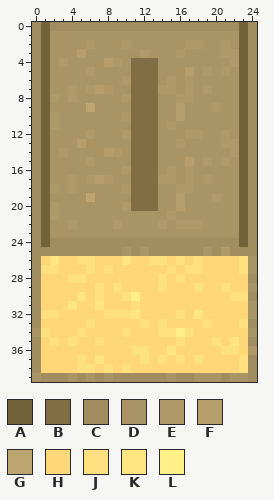
Pixel-art sprite, stored at src/images/yellow_wall_vertical.png. Above is the file before it was changed.
The file is 25x40 pixels. Colours within 5 levels of each other are drawn and written as one.
Palette (. is transparent): A #74623a  B #816e45  C #a18d60  D #a99465  E #af9969  F #b59e6c  G #bca571  H #ffd678  J #ffe07e  K #ffe681  L #fff188
Pixels before, first column x 0:
 0 CACCCCCCCCCCCCCCCCCCCCCAC
 1 CADDDDDDDDDDDDDDDDDDDDDAC
 2 CADDDDEDDDEDDDDDDEEDDEDAC
 3 CADDDFDDDDDDEDDDEDDDDEEAC
 4 CADEDDDDFEDBBBDDDDDDDDEAC
 5 CADDDDEDDDDBBBDDDFDEDEDAC
 6 CADDDDDDDDEBBBDEDEDDDDDAC
 7 CADDEDEFEDDBBBEEDEDEDDDAC
 8 CAEDEDDDDDEBBBDDEEDDDDDAC
 9 CADDDDGDDDDBBBDDFDDDEDDAC
10 CAEDDDDDDDEBBBDDFDDDDDDAC
11 CAEDDDDDDDDBBBDEDDDDDDDAC
12 CADDDDEDDDEBBBDDDEEDDEDAC
13 CADDDFDDDDDBBBDDEDDDDEEAC
14 CADEDDDDFEDBBBDDDDDDDDEAC
15 CADDDDEDDDDBBBDDDFDEDEDAC
16 CADDDDDDDDEBBBDEDEDDDDDAC
17 CADDEDEFEDDBBBEEDEDEDDDAC
18 CAEDEDDDDDEBBBDDEEDDDDDAC
19 CADDDDGDDDDBBBDDFDDDEDDAC
20 CAEDDDDDDDEBBBDDFDDDDDDAC
21 CAEDDDDDDDDDDDDEDDDDDDDAC
22 CADDEDDDDEDDDDEDEEEDDDDAC
23 CADDDDDDDDDDDDDDDDDDDDDAC
24 CACCCCCCCCCCCCCCCCCCCCCAC
25 CCCCCCCCCCDCDCCCCCCDCECCC
26 CHKHHJJHHHKHHJJHJHJHHHHJD
27 CJJHHHJHJHHHHHHJHJJHHHHJD
28 CHHHJJHHHHHHHHJHJHHHHHHHC
29 CHHHHHHJHJHHHHJHHHJHHJHHD
30 CHHHHKHJHHJLHHHHHHHHHHJJC
31 CHHHKHHKHHHJHHHHHHHHHHHHD
32 CJJHHHHHJJJKHHHHJHKHHHHHD
33 CHHHHHJHHHHHJHJHHHHJHHHJC
34 DJHHHJHHHHJHHHJJLJHHHHHHD
35 CHJHJHHJHHHHHHHHJHHHJHKHC
36 CHHHHHHHHHHJJHHKHHHHHJJHE
37 CHHHHJHKHHHHJHJHJHJHHHHJC
38 CHHHHJJHJHJHHHHHHHHHHHHJC
39 DCCCDCDCDCCCCCCDCCDDDCDDC
Now the later version:
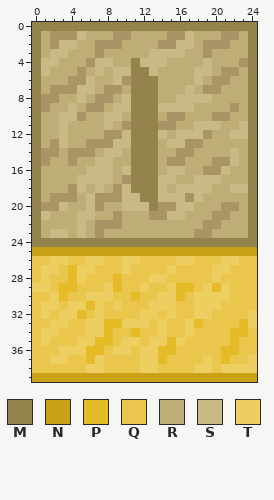
Colours new in this view: M #95834d  N #c9a219  P #e5bb27  Q #eac74c  R #bfad77  S #c9b985  T #edce61
What changed:
Changed rows in their new state; - is an unchanged pixel.
first column x 0:
 0 MMMMMMMMMMMMMMMMMMMMMMMMM
 1 MR---SRRR--RRRR--SRRR--RM
 2 MR-SSRR---RRRR--SSR--DRRM
 3 MRSSRRR-RRRRRSSSSRR-RRRRM
 4 MSSRRR-SSRRMSSSRRRRSRRRDM
 5 MSRRR-RSRSSMMSRRRRSSRD-RM
 6 MRRR--SRRSDMMMRRRRSR--RRM
 7 MR--DSSRD-RMMMRRRSRD-RRRM
 8 MDDRRSR--RSMMMRRSSSSRRRRM
 9 MDRRSRD-RSSMMMSSSSRRRR-RM
10 MRRSS-RRSSRMMMR-DRRR--RRM
11 MRRSRRRRSR-MMM-DRRSSSRRSM
12 MRRSRRRR--SMMMSRSSS-RRSSM
13 MR-SRR---SSMMMRSS--RRRRRM
14 MD-R---RSSRMMMRR--RRRRSRM
15 MDRR-RRSSRRMMMR--RRR-DSRM
16 MRRRRRSSSRSMMMRSSRR--SRRM
17 MRRRRSSSSR-MMMSSRRSSSRRRM
18 MRRRDSRSR-SMMMSRSSSSRRSSM
19 MR---RS---SSMMSSS-SRRRRRM
20 MDDSRRS-RRSSSM--SSRRR--RM
21 MSRRRSSRR-RRR--SSRRR--RRM
22 MRRRRSR--DRRRRRRRRR--RRRM
23 MRSSRSR-RRRRRRRRRR--RRRRM
24 MMMMMMMMMMMMMMMMMMMMMMMMM
25 NNNNNNNNNNNNNNNNNNNNNNNNN
26 QQTTQQTTQQTTQQQQTTQQQTTQQ
27 QTTQPTTQQQTQQQQTQQQQTTQQQ
28 QTQQPTQQQPQQQTTQQQQQTQQQQ
29 TTQPPQQQTPQQTQQTPPQTPTQQQ
30 QQTPQQTTTQQPQQTTPQTTTTQQQ
31 QTTQTTPTQTQQQTTTQQTTTQQQQ
32 QTQTTPQTQQQQTTQTQQTTQQQQT
33 QQTTQQTTPPTTTQTQQTPQQQQPT
34 QTTQQQTTPQQPQQTQQTQQQQPPQ
35 QTQQQTTPPQTTQTTPTQQQQQPQQ
36 QQQTTTPPQTTQTTPPQQQQQPPQQ
37 QQTTQQPTQQQQTTPQQQQTQPQQT
38 QQQQQQTTQQQQTTQQQQTTQTTTT
39 NNNNNNNNNNNNNNNNNNNNNNNNN
